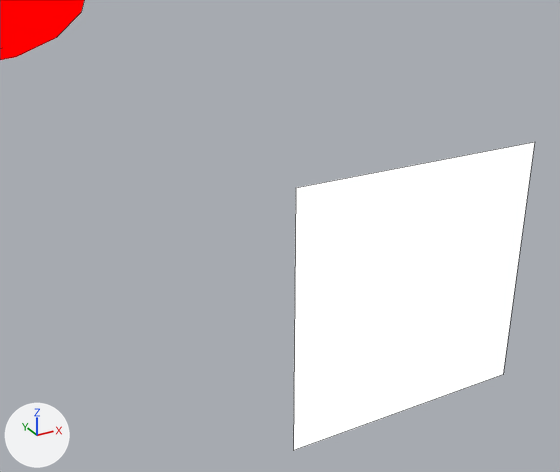
A saved change to the Blender file assets-source/blender/motion/kentrosaurus-idle.blend.
One viewpoint serves both versions: a 50 mm camera at (68.58, -33.49, 10.87) aimed at (70.75, -29.54, 8.9). Lighting does not change. The marker at lower left points along +X, +Y and +Z. The picture after the commit comes second. Mesh edges are drawn as thin lines.

The first picture shows 'DinoTycoon_Motion_kentrosaurus_idle_eye', 'DinoTycoon_Motion_kentrosaurus_idle_head'.
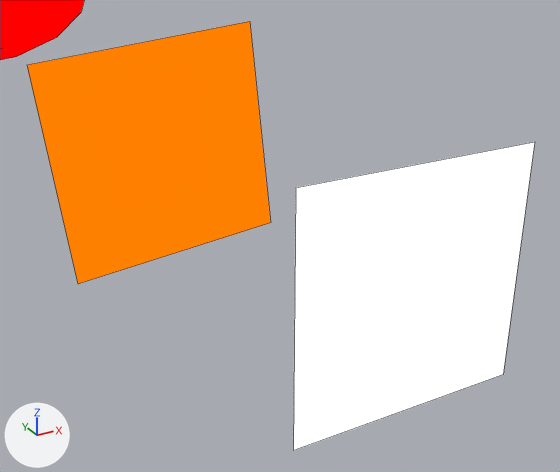
The newer file adds a shape key; the second version is drawn at full value of the shape key 'idle_06' of 'DinoTycoon_Motion_kentrosaurus_idle_eye_white', and the change is written as the vertex moves it makes.

Changed parts and their boxes (x1, y1, x2, y2) in the pictures (560 x 472 px):
'DinoTycoon_Motion_kentrosaurus_idle_eye_white', added (orange)
    after: (27, 21, 271, 284)

Diff of the bpy script that builds the scene:
```diff
--- a/assets-source/blender/motion/kentrosaurus-idle.blend.py
+++ b/assets-source/blender/motion/kentrosaurus-idle.blend.py
@@ mat_dinotycoon_role_y @@
+mat_dinotycoon_role_y = emission_material('DinoTycoon_Role_Y')
+mat_dinotycoon_role_y.base_color = (1.0, 0.216, 0.0)  # orange #ff8000
@@ me_dinotycoon_motion_kentrosaurus_idle_sample_eye_white @@
+me_dinotycoon_motion_kentrosaurus_idle_sample_eye_white.from_pydata([(69.44, -29.0, 10.01), (70.84, -29.0, 10.15), (70.98, -29.0, 8.75), (69.58, -29.0, 8.61), (69.44, -29.0, 10.01), (70.84, -29.0, 10.15), (70.98, -29.0, 8.75), (69.58, -29.0, 8.61)], [], [(3, 2, 1, 0), (4, 5, 6, 7), (0, 1, 5, 4), (1, 2, 6, 5), (2, 3, 7, 6), (3, 0, 4, 7)])
+me_dinotycoon_motion_kentrosaurus_idle_sample_eye_white.materials.append(mat_dinotycoon_role_y)  # orange #ff8000
@@ ob_dinotycoon_motion_kentrosaurus_idle_eye_white @@
+ob_dinotycoon_motion_kentrosaurus_idle_eye_white = bpy.data.objects.new('DinoTycoon_Motion_kentrosaurus_idle_eye_white', me_dinotycoon_motion_kentrosaurus_idle_sample_eye_white)
+ob_dinotycoon_motion_kentrosaurus_idle_eye_white.location = (0.0, 0.0, 0.0)
```
